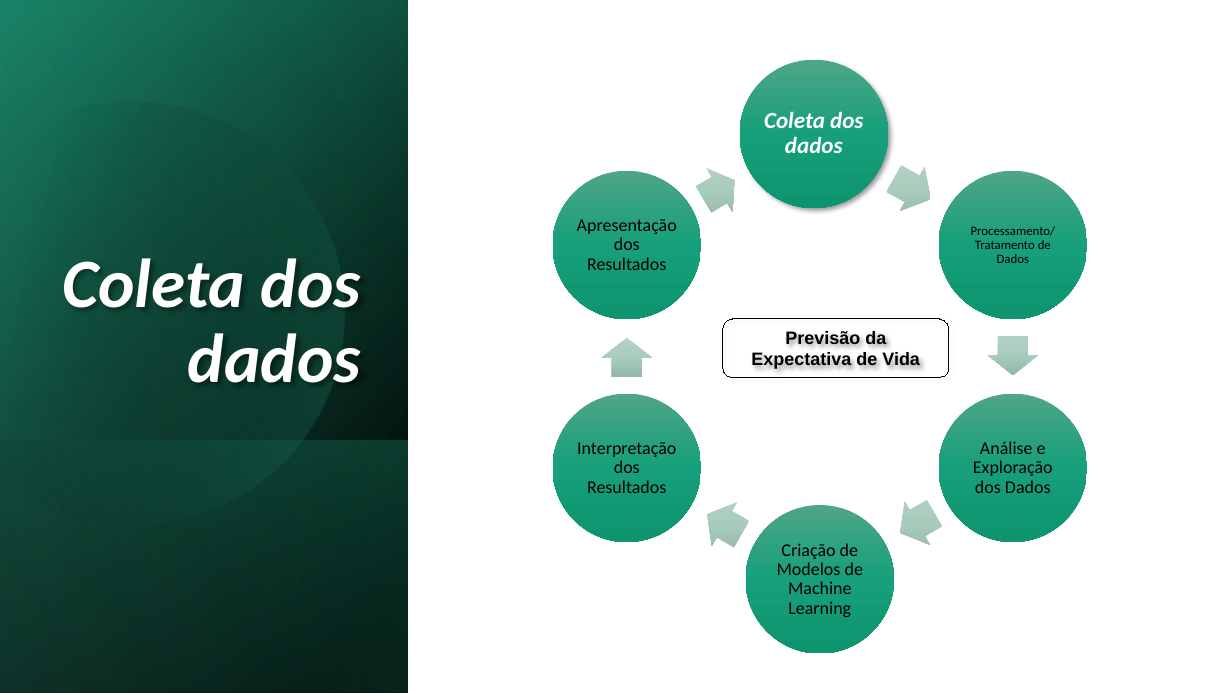
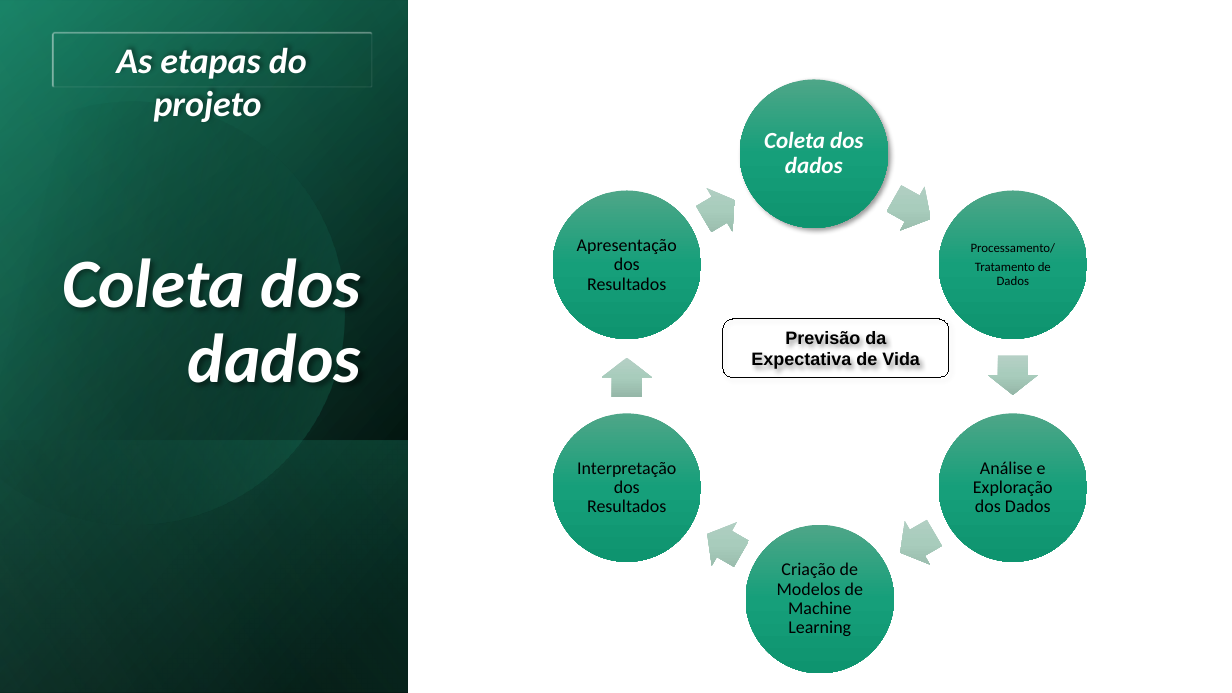
Before and after one commit to alessandra-barbosa/life_expectancy_prediction, a slide deck: slide 6 of pdf/life_expectancy.pptx (slide 5 before the commit). Drawn at 1232x693 pixels with LibreOffice and Linux fonts; fonts in the diff are those of the drawing. Boxes give left, top, right and bottom in pixels: in the first picture for what was removed or moved away, otherwise in the second. Text is boxed around its words. In the diff, an @@ line names an element or a change of style, - is before the commit and + after.

```diff
--- a/pdf/life_expectancy.pptx
+++ b/pdf/life_expectancy.pptx
@@ rectangle added at (53,33,371,86), outline #FFFFFF 2.25 pt, 28 pt, text #FFFFFF, bold, italic @@
+As etapas do projeto
@@ text at (971,243,1056,285): text changed @@
-Processamento/Tratamento de Dados
+Processamento/
+Tratamento de Dados
@@ 6 ellipses, 6 right arrows, 5 texts: place and size @@
-6 ellipses, 6 right arrows, 5 texts at (553,60,1088,654)
+6 ellipses, 6 right arrows, 5 texts at (553,79,1088,674)
```
Also in this commit, not shown: 5 other slides changed, 2 slides added, 1 other file.
